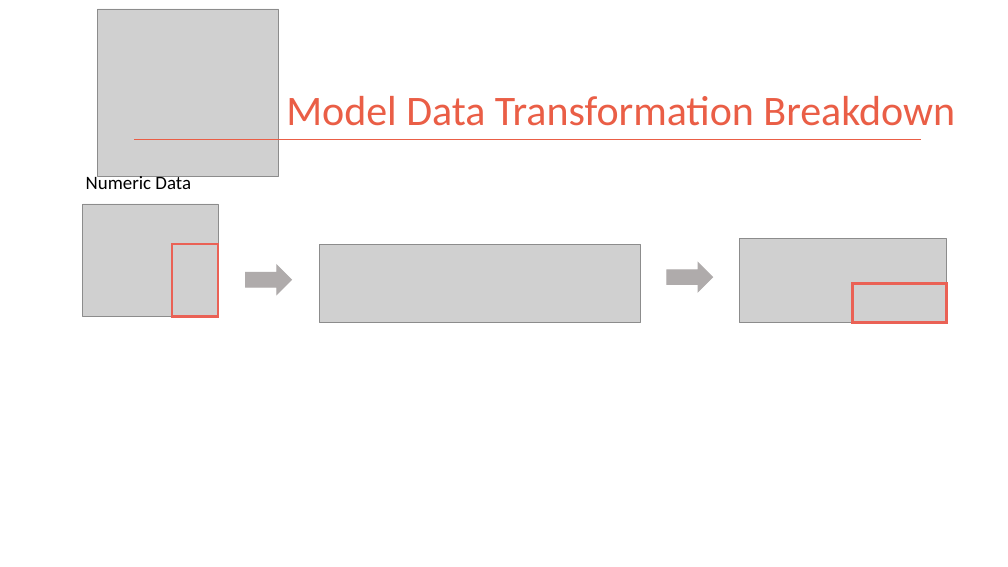
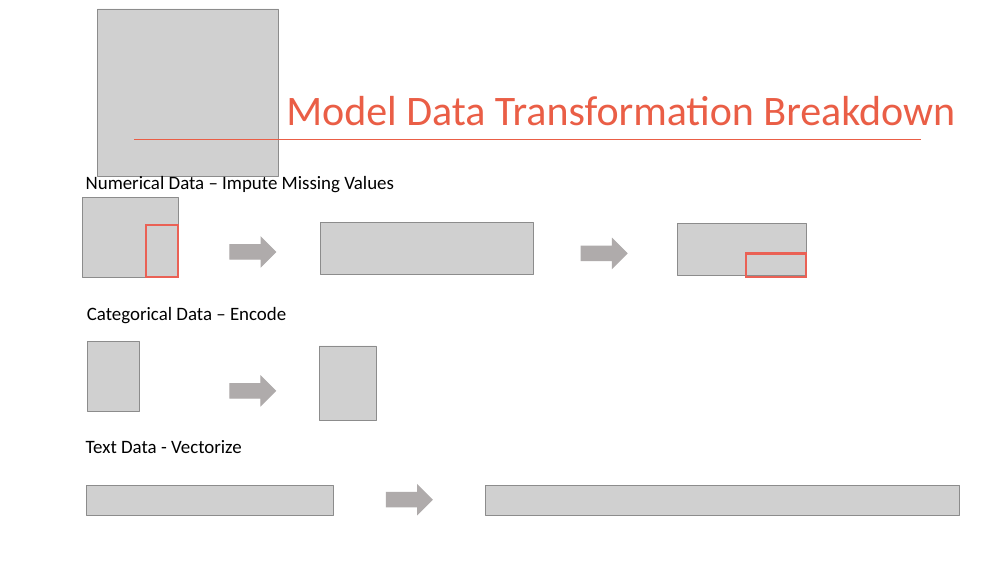
Before and after one commit to kman4/AirbnbPredictions, a slide deck: slide 7 of Airbnb Price Predictions (Model).pptx (slide 3 before the commit). Drawn at 1008x567 pixels with LibreOffice and Linux fonts; fonts in the diff are those of the drawing; grey boxes stand for pictures. Boxes give left, top, right and bottom in pixels: in the first picture for what was removed or moved away, otherwise in the second. Text is boxed around its words. In the diff, an @@ line names an element or a change of style, - is before the commit and + after.

Commit message:
update slides

```diff
--- a/Airbnb Price Predictions (Model).pptx
+++ b/Airbnb Price Predictions (Model).pptx
@@ text at (x1=86, y1=174, x2=394, y2=193): text changed @@
-Numeric Data
+Numerical Data – Impute Missing Values
@@ picture resized from (x1=83, y1=204, x2=219, y2=317) to (x1=83, y1=198, x2=178, y2=278) @@
@@ rectangle resized from (x1=172, y1=244, x2=218, y2=317) to (x1=146, y1=225, x2=178, y2=278) @@
@@ right arrow moved from (x1=246, y1=265, x2=291, y2=295) to (x1=230, y1=237, x2=275, y2=267) @@
@@ picture resized from (x1=319, y1=244, x2=640, y2=323) to (x1=321, y1=223, x2=533, y2=275) @@
@@ right arrow moved from (x1=667, y1=262, x2=712, y2=292) to (x1=582, y1=239, x2=627, y2=268) @@
@@ picture resized from (x1=740, y1=239, x2=947, y2=323) to (x1=678, y1=223, x2=807, y2=275) @@
@@ rectangle resized from (x1=853, y1=284, x2=947, y2=323) to (x1=746, y1=253, x2=806, y2=277) @@
@@ text added at (x1=87, y1=307, x2=286, y2=324), 18 pt, text #000000 @@
+Categorical Data – Encode
@@ picture added at (x1=88, y1=342, x2=139, y2=411) @@
@@ picture added at (x1=319, y1=346, x2=376, y2=421) @@
@@ right arrow added at (x1=230, y1=377, x2=275, y2=406), fill #AFABAB, outline #AFABAB 1 pt @@
@@ text added at (x1=86, y1=440, x2=242, y2=453), 18 pt, text #000000 @@
+Text Data - Vectorize
@@ picture added at (x1=86, y1=485, x2=333, y2=516) @@
@@ right arrow added at (x1=386, y1=485, x2=432, y2=515), fill #AFABAB, outline #AFABAB 1 pt @@
@@ picture added at (x1=485, y1=485, x2=960, y2=516) @@
```
Also in this commit, not shown: 2 other slides changed, 4 slides added.
